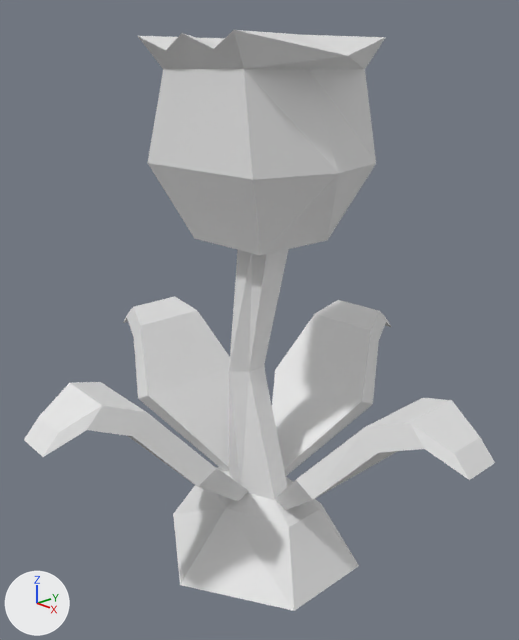
The Blender file assets/3D/creatures/tulipTwo/tulipTwo.blend, before and after one commit.
Before and after are seen from a 50 mm lens placed at (2.94, -2.78, 2.85), pointed at (-0.03, -0.01, 1.45). The lights are fixed; the arrows at lower left show +X, +Y and +Z. The first picture is the older version.
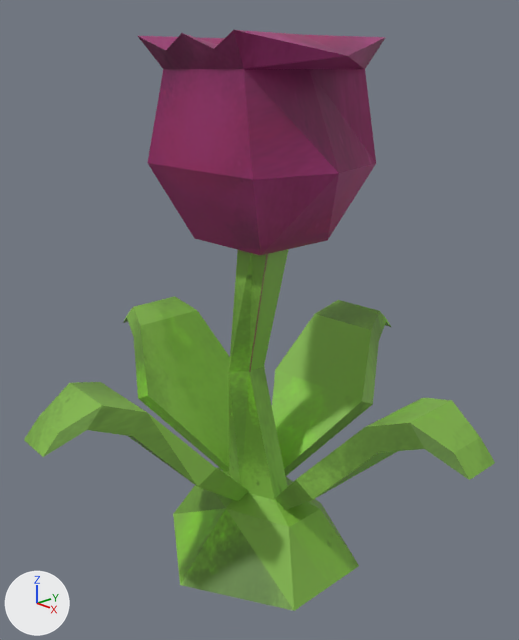
The change, as JSON lines over the scene's bpy script:
```json
{"op": "add", "block": "img_tuliptwotexture", "code": ["img_tuliptwotexture = load_image('tulipTwoTexture', 'textures/tulipTwoTexture.png', 2048, 2048, 'sRGB')"]}
{"op": "remove", "block": "mat_material", "code": "mat_material.base_color = (0.8, 0.8, 0.8)  # white #e7e7e7"}
{"op": "add", "block": "mat_material", "code": "mat_material.texture = img_tuliptwotexture"}
{"block": "me_cube", "where": "me_cube.from_pydata(...)  # 164 vertices, 307 faces; spans x -1.5..1.48, y -1.42..1.39, z -1.66..1.45"}
{"block": "me_cube", "where": "# used by ob_cube; location = (-0.038, -0.004, 1.576)"}
{"block": "me_cube", "change": "me_cube part 1: texture (UV) coordinates of 307 of 307 faces, centred in x -1.47..1.45, y -1.38..1.36, z -1.66..1.43, changed; they spanned u 0.0..0.88, v 0.0..1.0 and now span u 0.0..1.0, v 0.0..0.99"}
```

Location of each change, [x1, y1, x2, y2] in pixels of the pictures (519 x 640 px):
```json
{"object": "Cube", "change": "surface changed", "before": [24, 30, 495, 611], "after": [24, 30, 495, 611], "on screen": "darker"}
```
